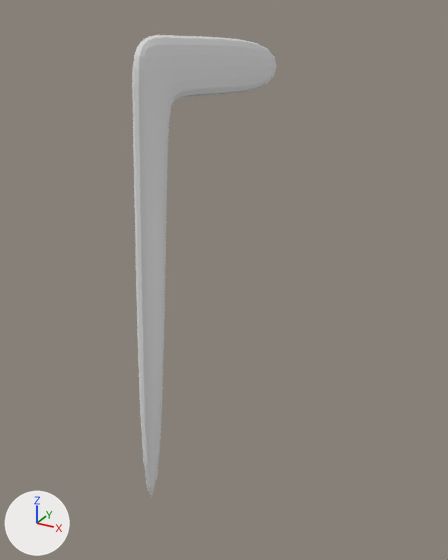
The Blender file chair.blend as it was, and as the next commit left it.
Before and after are seen from a 50 mm lens placed at (2.75, -3.02, 2.42), pointed at (1.18, -0.16, 0.99). Arrows for +X, +Y and +Z are at lower left; the lights stay in place.
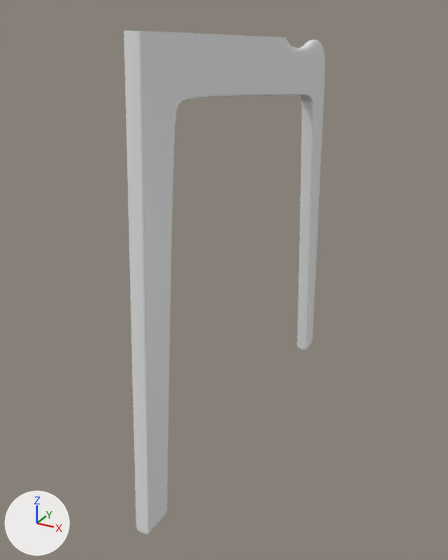
Commit message: Part 2 - Edge Flow

Diff of the bpy script that builds the scene:
```diff
--- a/chair.blend.py
+++ b/chair.blend.py
@@ me_cube_001 @@
 # used by ob_cube; location = (1.265, -1.072, 0.096); scale = (0.0406, 0.0907, 0.0907)
-me_cube_001.from_pydata(...)  # 24 vertices, 22 faces; spans x -1.0..1.0, y -1.0..16.0, z -1.0..24.8
+me_cube_001.from_pydata(...)  # 87 vertices, 67 faces; spans x 0.0..1.0, y -1.0..24.0, z -1.1..24.8
+# me_cube_001 part 1
+# 11 vertices are removed from x -1.0..1.0, y 0.4..16.0, z 20.6..24.6
+# 22 faces are deleted
+# 5 vertices move from x -1.0, y -1.0..4.5, z -1.0..24.8 to x 0.0..1.0, y -1.0..4.5, z -1.0..24.8
+# 49 vertices are added at x 0.0..1.0, y -0.9..24.0, z -1.1..24.7
+# 5 new vertices lie (-1.0, 0.0, 0.0) away from vertices in x 1.0, y 0.4..16.0, z 20.7..24.8
+# 20 new vertices lie (1.0, 0.0, 0.0) away from vertices in x 0.0, y 0.4..24.0, z -1.1..24.4
+# 67 new faces join them
@@ ob_cube @@
 ob_cube.scale = (0.0406, 0.0907, 0.0907)
+_m = ob_cube.modifiers.new('Mirror', 'MIRROR')
+_m.use_clip = True
 _m = ob_cube.modifiers.new('Subdivision', 'SUBSURF')
-_m.levels = 2
+_m.levels = 3
+_m.render_levels = 3
```

What differs and where, as boxes (x1, y1, x2, y2) in the pictures (448 x 560 px):
'Cube', reshaped, modifiers changed (39% wider, 9% taller)
    before: (132, 35, 276, 497)
    after: (124, 31, 325, 535)
